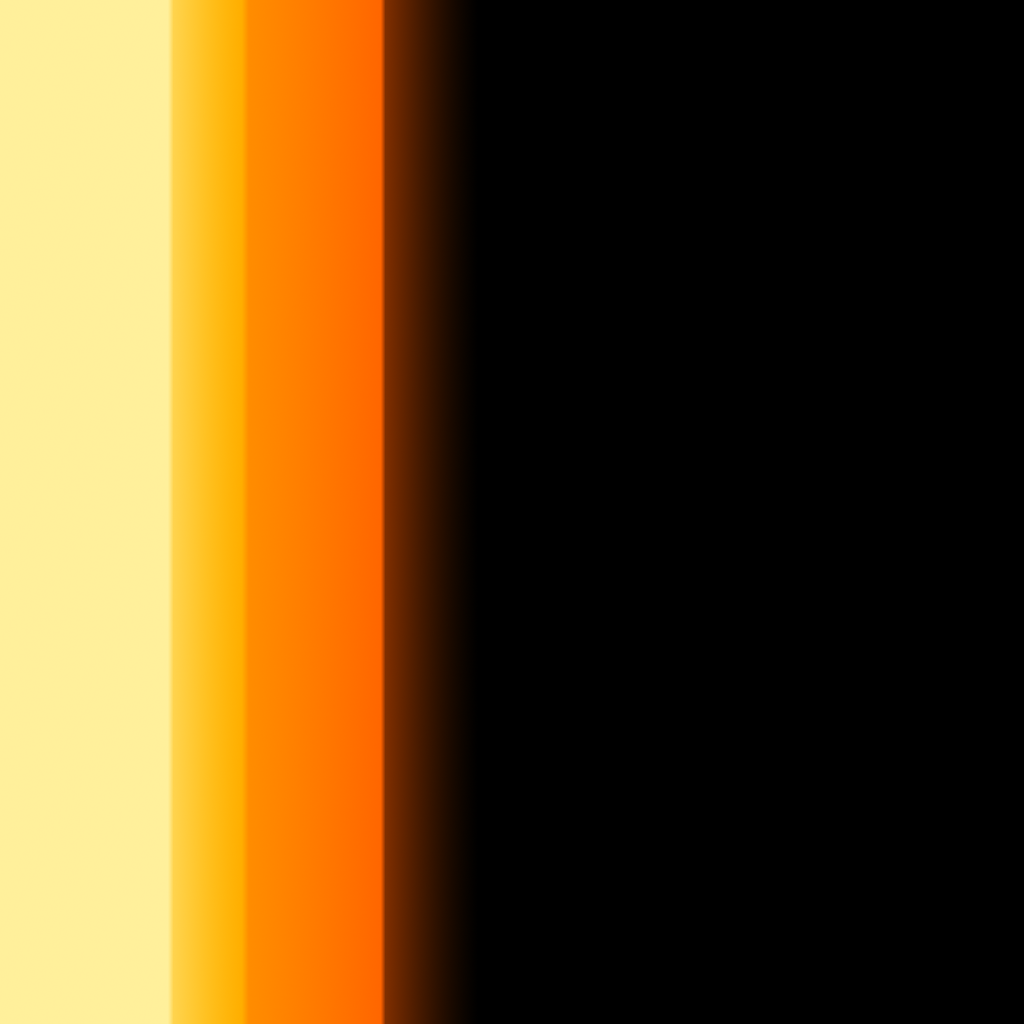
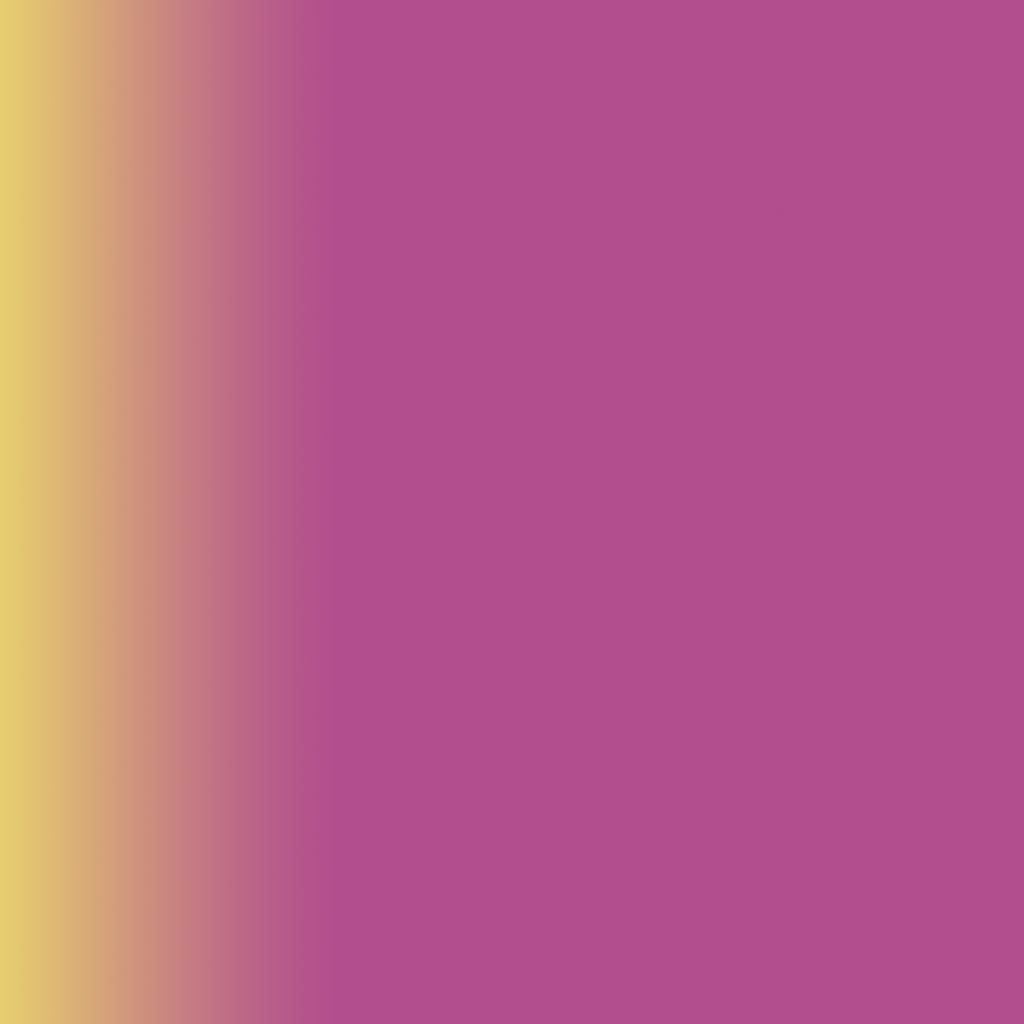
Layer changes from the first 1024x1024 image to the second:
painted on "图层 3" over left=0, top=0, right=1024, bottom=1024
